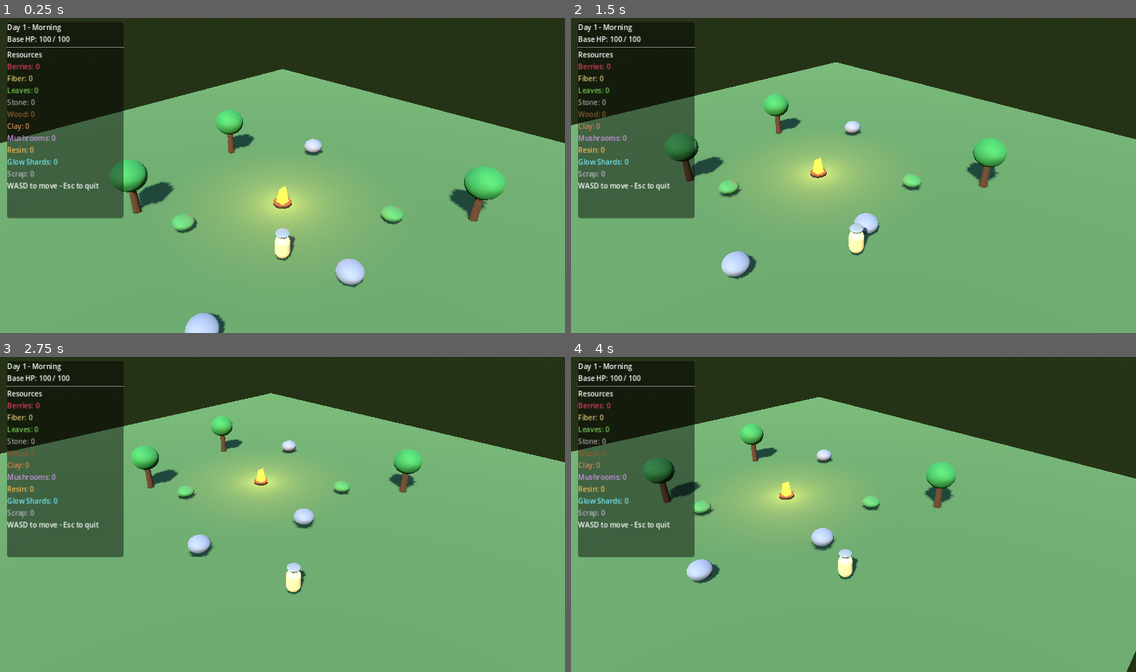
Above: before the commit, frames 1-4 (two rows, left to right).
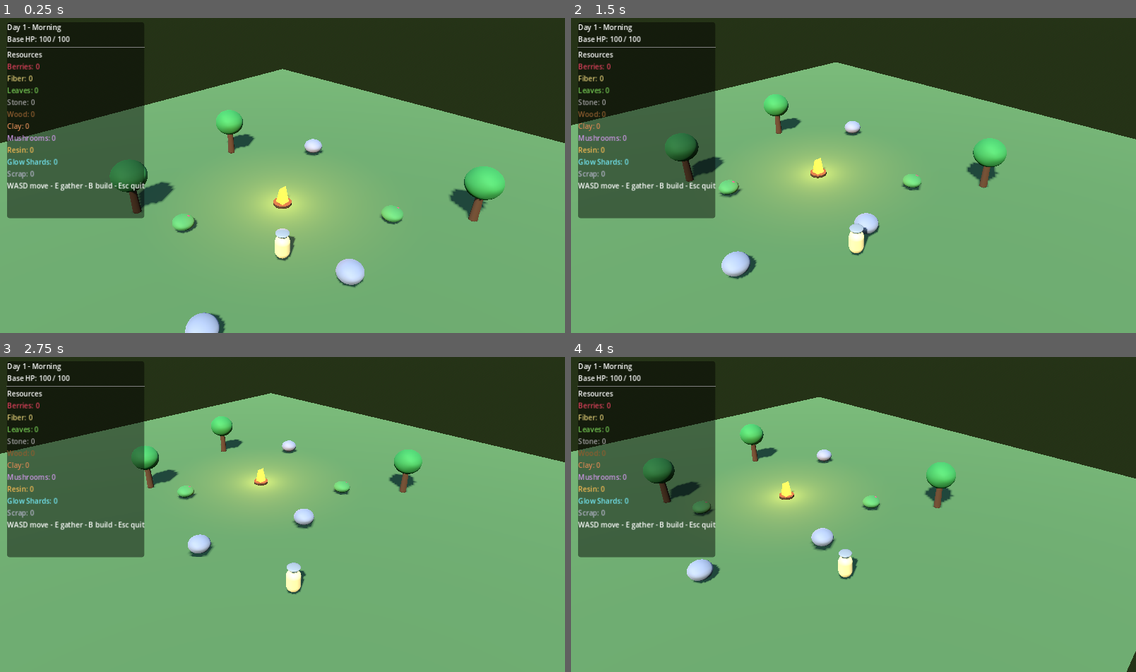
Above: after the commit, the same moments.

Repository: dtrussel/campsite
Game: Godot game, scene res://scenes/main/Main.tscn
The game is run twice, just before and just after one commit, with the same random seed, the same clock (stepped at 60 frames per second) and the same inputs.
Inputs (mouse positions are in pixels of both pictures, inside the frame that each line leads up to):
- Up to frame 1 (0.25 s): no input
- Up to frame 2 (1.5 s): move the mouse to (977, 159) at 0.52 s; hold D (move_right) 0.53-1.28 s; hold E (interact) 0.53-1.28 s; click (977, 159) at 0.8 s; move the mouse to (740, 191) at 1.27 s; hold S (move_back) from 1.28 s (still down); click (740, 191) at 1.35 s
- Up to frame 3 (2.75 s): tap 1 (select_building_1, bound only after the commit) at 1.55 s; move the mouse to (339, 442) at 2.02 s; release S (move_back) at 2.03 s; hold D (move_right) from 2.03 s (still down); hold 1 (select_building_1, bound only after the commit) from 2.03 s (still down); tap 2 (select_building_2, bound only after the commit) at 2.3 s
- Up to frame 4 (4 s): move the mouse to (825, 577) at 2.77 s; release D (move_right) at 2.78 s; release 1 (select_building_1, bound only after the commit) at 2.78 s; hold W (move_forward) 2.78-3.53 s; tap 2 (select_building_2, bound only after the commit) at 2.85 s; tap B (toggle_build_mode, bound only after the commit) at 3.05 s; move the mouse to (1023, 561) at 3.52 s; hold A (move_left) from 3.53 s (still down); hold B (toggle_build_mode, bound only after the commit) from 3.53 s (still down); tap E (interact) at 3.8 s

The runs differ from the first frame. In frame 1, 1.5% of the frame differs, in the area x 5-26%, y 9-64%; in frame 2, 1.6%; in frame 3, 1.8%; in frame 4, 1.8%.

Commit message:
Feature 002: building placement (Phase 3)
Implements the second gameplay verb. The boy presses B to enter build
mode, a translucent ghost of a Wooden Fence (or Watch Post via 2)
tracks the mouse on a ground raycast, turns green or red based on
overlap and cost validity, and left-click spends the resources via
ResourceManager.spend_costs() to spawn the real building.

Adds:
- BuildingDefinition data class (parallel to ResourceDefinition).
- Two .tres definitions: wooden_fence (2 Wood + 1 Fiber, sort 10) and
  watch_post (4 Wood + 2 Stone + 1 Fiber, sort 20).
- Shared Building script with HP API (take_damage / repair / destroyed
  signals); damage/repair are stubbed for Phase 5 / Phase 4 wiring.
- WoodenFence.tscn and WatchPost.tscn scenes on collision_layer = 4
  ("buildings" layer) so future systems can query them directly.
- BuildManager autoload owning build mode state, the active ghost,
  the mouse-to-world raycast (mask = 1, ground only), the footprint
  Area3D overlap query (mask = 7 with ground group filter), and the
  cost spend on confirm. Stays in build mode after a successful
  placement so the player can drop several fences in a row.

Changes:
- project.godot registers BuildManager and adds inputs
  toggle_build_mode (B), select_building_1 (1), select_building_2 (2),
  confirm_build (mouse left), cancel_build (mouse right).
- HUD.tscn adds a BuildModeLabel; hud.gd subscribes to
  build_mode_entered / exited / placement_validity_changed and surfaces
  the active building name + cost summary in green/red.
- TestWorld.tscn ground is now in the "ground" group so the footprint
  overlap query can filter it out of conflicts.
- player_controller.gd swallows the interact action while build mode is
  active so E does not also trigger gathering.
- main.gd does not quit on Esc while build mode is active; BuildManager
  treats it as a cancel.

Feature folder: .features/002-building-placement/.
Acceptance criteria in test-plan.md map 1:1 to roadmap Phase 3.

Diff:
--- a/game/project.godot
+++ b/game/project.godot
@@ -19,6 +19,7 @@
 GameManager="*res://scripts/core/game_manager.gd"
 TimeManager="*res://scripts/core/time_manager.gd"
 ResourceManager="*res://scripts/core/resource_manager.gd"
+BuildManager="*res://scripts/core/build_manager.gd"
 
 [display]
 
@@ -63,6 +64,31 @@
 "events": [Object(InputEventKey,"resource_local_to_scene":false,"resource_name":"","device":-1,"window_id":0,"alt_pressed":false,"shift_pressed":false,"ctrl_pressed":false,"meta_pressed":false,"pressed":false,"keycode":0,"physical_keycode":69,"key_label":0,"unicode":101,"echo":false,"script":null)
 ]
 }
+toggle_build_mode={
+"deadzone": 0.5,
+"events": [Object(InputEventKey,"resource_local_to_scene":false,"resource_name":"","device":-1,"window_id":0,"alt_pressed":false,"shift_pressed":false,"ctrl_pressed":false,"meta_pressed":false,"pressed":false,"keycode":0,"physical_keycode":66,"key_label":0,"unicode":98,"echo":false,"script":null)
+]
+}
+select_building_1={
+"deadzone": 0.5,
+"events": [Object(InputEventKey,"resource_local_to_scene":false,"resource_name":"","device":-1,"window_id":0,"alt_pressed":false,"shift_pressed":false,"ctrl_pressed":false,"meta_pressed":false,"pressed":false,"keycode":0,"physical_keycode":49,"key_label":0,"unicode":49,"echo":false,"script":null)
+]
+}
+select_building_2={
+"deadzone": 0.5,
+"events": [Object(InputEventKey,"resource_local_to_scene":false,"resource_name":"","device":-1,"window_id":0,"alt_pressed":false,"shift_pressed":false,"ctrl_pressed":false,"meta_pressed":false,"pressed":false,"keycode":0,"physical_keycode":50,"key_label":0,"unicode":50,"echo":false,"script":null)
+]
+}
+confirm_build={
+"deadzone": 0.5,
+"events": [Object(InputEventMouseButton,"resource_local_to_scene":false,"resource_name":"","device":-1,"window_id":0,"alt_pressed":false,"shift_pressed":false,"ctrl_pressed":false,"meta_pressed":false,"pressed":false,"canceled":false,"button_index":1,"button_mask":0,"position":Vector2(0, 0),"global_position":Vector2(0, 0),"factor":1.0,"double_click":false,"script":null)
+]
+}
+cancel_build={
+"deadzone": 0.5,
+"events": [Object(InputEventMouseButton,"resource_local_to_scene":false,"resource_name":"","device":-1,"window_id":0,"alt_pressed":false,"shift_pressed":false,"ctrl_pressed":false,"meta_pressed":false,"pressed":false,"canceled":false,"button_index":2,"button_mask":0,"position":Vector2(0, 0),"global_position":Vector2(0, 0),"factor":1.0,"double_click":false,"script":null)
+]
+}
 
 [rendering]
 
--- /dev/null
+++ b/game/resources/buildings/watch_post.tres
@@ -0,0 +1,20 @@
+[gd_resource type="Resource" script_class="BuildingDefinition" load_steps=3 format=3 uid="uid://b0campsitebuilddefwatchpost"]
+
+[ext_resource type="Script" path="res://scripts/buildings/building_definition.gd" id="1_def"]
+[ext_resource type="PackedScene" uid="uid://b0campsitebuildwatchpost01" path="res://scenes/buildings/WatchPost.tscn" id="2_scene"]
+
+[resource]
+script = ExtResource("1_def")
+id = &"watch_post"
+display_name = "Watch Post"
+description = "An elevated post a companion can guard from."
+scene = ExtResource("2_scene")
+cost = {
+&"wood": 4,
+&"stone": 2,
+&"fiber": 1
+}
+max_hp = 80
+footprint_size = Vector3(1.6, 3.0, 1.6)
+ui_color = Color(0.6, 0.42, 0.22, 1)
+sort_order = 20
--- /dev/null
+++ b/game/resources/buildings/wooden_fence.tres
@@ -0,0 +1,19 @@
+[gd_resource type="Resource" script_class="BuildingDefinition" load_steps=3 format=3 uid="uid://b0campsitebuilddefwoodenfence"]
+
+[ext_resource type="Script" path="res://scripts/buildings/building_definition.gd" id="1_def"]
+[ext_resource type="PackedScene" uid="uid://b0campsitebuildwoodenfence01" path="res://scenes/buildings/WoodenFence.tscn" id="2_scene"]
+
+[resource]
+script = ExtResource("1_def")
+id = &"wooden_fence"
+display_name = "Wooden Fence"
+description = "A cheap wooden barrier. Slows or blocks small mobs."
+scene = ExtResource("2_scene")
+cost = {
+&"wood": 2,
+&"fiber": 1
+}
+max_hp = 50
+footprint_size = Vector3(1.6, 1.2, 0.3)
+ui_color = Color(0.55, 0.36, 0.18, 1)
+sort_order = 10
--- /dev/null
+++ b/game/scenes/buildings/WatchPost.tscn
@@ -0,0 +1,70 @@
+[gd_scene load_steps=10 format=3 uid="uid://b0campsitebuildwatchpost01"]
+
+[ext_resource type="Script" path="res://scripts/buildings/building.gd" id="1_build"]
+[ext_resource type="Resource" uid="uid://b0campsitebuilddefwatchpost" path="res://resources/buildings/watch_post.tres" id="2_def"]
+
+[sub_resource type="BoxMesh" id="BoxMesh_base"]
+size = Vector3(1.4, 0.2, 1.4)
+
+[sub_resource type="StandardMaterial3D" id="StandardMaterial3D_base"]
+albedo_color = Color(0.55, 0.55, 0.6, 1)
+roughness = 0.95
+
+[sub_resource type="BoxMesh" id="BoxMesh_post"]
+size = Vector3(0.18, 2.4, 0.18)
+
+[sub_resource type="StandardMaterial3D" id="StandardMaterial3D_post"]
+albedo_color = Color(0.4, 0.25, 0.12, 1)
+roughness = 0.9
+
+[sub_resource type="BoxMesh" id="BoxMesh_platform"]
+size = Vector3(1.4, 0.18, 1.4)
+
+[sub_resource type="StandardMaterial3D" id="StandardMaterial3D_platform"]
+albedo_color = Color(0.6, 0.42, 0.22, 1)
+roughness = 0.85
+
+[sub_resource type="BoxShape3D" id="BoxShape3D_post"]
+size = Vector3(1.6, 2.6, 1.6)
+
+[node name="WatchPost" type="StaticBody3D"]
+collision_layer = 4
+collision_mask = 1
+script = ExtResource("1_build")
+definition = ExtResource("2_def")
+
+[node name="Visual" type="Node3D" parent="."]
+
+[node name="Base" type="MeshInstance3D" parent="Visual"]
+transform = Transform3D(1, 0, 0, 0, 1, 0, 0, 0, 1, 0, 0.1, 0)
+mesh = SubResource("BoxMesh_base")
+surface_material_override/0 = SubResource("StandardMaterial3D_base")
+
+[node name="PostA" type="MeshInstance3D" parent="Visual"]
+transform = Transform3D(1, 0, 0, 0, 1, 0, 0, 0, 1, -0.55, 1.4, -0.55)
+mesh = SubResource("BoxMesh_post")
+surface_material_override/0 = SubResource("StandardMaterial3D_post")
+
+[node name="PostB" type="MeshInstance3D" parent="Visual"]
+transform = Transform3D(1, 0, 0, 0, 1, 0, 0, 0, 1, 0.55, 1.4, -0.55)
+mesh = SubResource("BoxMesh_post")
+surface_material_override/0 = SubResource("StandardMaterial3D_post")
+
+[node name="PostC" type="MeshInstance3D" parent="Visual"]
+transform = Transform3D(1, 0, 0, 0, 1, 0, 0, 0, 1, -0.55, 1.4, 0.55)
+mesh = SubResource("BoxMesh_post")
+surface_material_override/0 = SubResource("StandardMaterial3D_post")
+
+[node name="PostD" type="MeshInstance3D" parent="Visual"]
+transform = Transform3D(1, 0, 0, 0, 1, 0, 0, 0, 1, 0.55, 1.4, 0.55)
+mesh = SubResource("BoxMesh_post")
+surface_material_override/0 = SubResource("StandardMaterial3D_post")
+
+[node name="Platform" type="MeshInstance3D" parent="Visual"]
+transform = Transform3D(1, 0, 0, 0, 1, 0, 0, 0, 1, 0, 2.5, 0)
+mesh = SubResource("BoxMesh_platform")
+surface_material_override/0 = SubResource("StandardMaterial3D_platform")
+
+[node name="Collision" type="CollisionShape3D" parent="."]
+transform = Transform3D(1, 0, 0, 0, 1, 0, 0, 0, 1, 0, 1.3, 0)
+shape = SubResource("BoxShape3D_post")
--- /dev/null
+++ b/game/scenes/buildings/WoodenFence.tscn
@@ -0,0 +1,48 @@
+[gd_scene load_steps=8 format=3 uid="uid://b0campsitebuildwoodenfence01"]
+
+[ext_resource type="Script" path="res://scripts/buildings/building.gd" id="1_build"]
+[ext_resource type="Resource" uid="uid://b0campsitebuilddefwoodenfence" path="res://resources/buildings/wooden_fence.tres" id="2_def"]
+
+[sub_resource type="BoxMesh" id="BoxMesh_panel"]
+size = Vector3(1.6, 1.0, 0.15)
+
+[sub_resource type="StandardMaterial3D" id="StandardMaterial3D_wood"]
+albedo_color = Color(0.55, 0.36, 0.18, 1)
+roughness = 0.9
+
+[sub_resource type="BoxMesh" id="BoxMesh_post"]
+size = Vector3(0.18, 1.2, 0.18)
+
+[sub_resource type="StandardMaterial3D" id="StandardMaterial3D_post"]
+albedo_color = Color(0.4, 0.25, 0.12, 1)
+roughness = 0.9
+
+[sub_resource type="BoxShape3D" id="BoxShape3D_fence"]
+size = Vector3(1.6, 1.2, 0.3)
+
+[node name="WoodenFence" type="StaticBody3D"]
+collision_layer = 4
+collision_mask = 1
+script = ExtResource("1_build")
+definition = ExtResource("2_def")
+
+[node name="Visual" type="Node3D" parent="."]
+
+[node name="Panel" type="MeshInstance3D" parent="Visual"]
+transform = Transform3D(1, 0, 0, 0, 1, 0, 0, 0, 1, 0, 0.55, 0)
+mesh = SubResource("BoxMesh_panel")
+surface_material_override/0 = SubResource("StandardMaterial3D_wood")
+
+[node name="PostLeft" type="MeshInstance3D" parent="Visual"]
+transform = Transform3D(1, 0, 0, 0, 1, 0, 0, 0, 1, -0.75, 0.6, 0)
+mesh = SubResource("BoxMesh_post")
+surface_material_override/0 = SubResource("StandardMaterial3D_post")
+
+[node name="PostRight" type="MeshInstance3D" parent="Visual"]
+transform = Transform3D(1, 0, 0, 0, 1, 0, 0, 0, 1, 0.75, 0.6, 0)
+mesh = SubResource("BoxMesh_post")
+surface_material_override/0 = SubResource("StandardMaterial3D_post")
+
+[node name="Collision" type="CollisionShape3D" parent="."]
+transform = Transform3D(1, 0, 0, 0, 1, 0, 0, 0, 1, 0, 0.6, 0)
+shape = SubResource("BoxShape3D_fence")
--- a/game/scenes/ui/HUD.tscn
+++ b/game/scenes/ui/HUD.tscn
@@ -30,6 +30,11 @@
 layout_mode = 2
 text = "Base HP: 100 / 100"
 
+[node name="BuildModeLabel" type="Label" parent="Panel/VBox"]
+visible = false
+layout_mode = 2
+text = "Build: -"
+
 [node name="Separator" type="HSeparator" parent="Panel/VBox"]
 layout_mode = 2
 
@@ -42,4 +47,4 @@
 
 [node name="Hint" type="Label" parent="Panel/VBox"]
 layout_mode = 2
-text = "WASD to move - Esc to quit"
+text = "WASD move - E gather - B build - Esc quit"
--- a/game/scenes/world/TestWorld.tscn
+++ b/game/scenes/world/TestWorld.tscn
@@ -44,7 +44,7 @@
 light_energy = 1.1
 shadow_enabled = true
 
-[node name="Ground" type="StaticBody3D" parent="."]
+[node name="Ground" type="StaticBody3D" parent="." groups=["ground"]]
 collision_layer = 1
 collision_mask = 1
 
--- /dev/null
+++ b/game/scripts/buildings/building.gd
@@ -0,0 +1,44 @@
+class_name Building
+extends StaticBody3D
+
+## Building
+##
+## Shared behaviour for any placed building (Wooden Fence, Watch Post,
+## ...). Holds a BuildingDefinition and current HP. Phase 3 ships only
+## the public surface (take_damage / repair / destroyed) so Phase 5
+## (mobs) and Phase 4 (companion repair) can wire in without touching
+## any building scene.
+
+signal damaged(new_hp: int)
+signal repaired(new_hp: int)
+signal destroyed
+
+@export var definition: BuildingDefinition
+
+var current_hp: int = 0
+
+
+func _ready() -> void:
+	if definition != null:
+		current_hp = definition.max_hp
+	else:
+		push_warning("Building '%s' has no definition" % name)
+
+
+func take_damage(amount: int) -> void:
+	if amount <= 0 or current_hp <= 0:
+		return
+	current_hp = max(0, current_hp - amount)
+	damaged.emit(current_hp)
+	if current_hp == 0:
+		destroyed.emit()
+		queue_free()
+
+
+func repair(amount: int) -> void:
+	if amount <= 0 or definition == null:
+		return
+	if current_hp <= 0:
+		return
+	current_hp = min(definition.max_hp, current_hp + amount)
+	repaired.emit(current_hp)
--- /dev/null
+++ b/game/scripts/buildings/building_definition.gd
@@ -0,0 +1,34 @@
+class_name BuildingDefinition
+extends Resource
+
+## BuildingDefinition
+##
+## Typed data for one placeable building (Wooden Fence, Watch Post, ...).
+## Stored as a .tres file under res://resources/buildings/. Loaded once
+## at startup by BuildManager.
+
+@export var id: StringName = &""
+@export var display_name: String = ""
+@export var description: String = ""
+@export var scene: PackedScene
+@export var cost: Dictionary = {}        # { &"wood": 2, &"fiber": 1 }
+@export var max_hp: int = 50
+@export var footprint_size: Vector3 = Vector3(1.0, 1.0, 1.0)
+@export var ui_color: Color = Color.WHITE
+@export var sort_order: int = 100        # lower comes first in the build menu
+
+
+func cost_summary() -> String:
+	if cost.is_empty():
+		return "free"
+	var parts: PackedStringArray = PackedStringArray()
+	for key in cost.keys():
+		var amount: int = int(cost[key])
+		var label: String = String(key).capitalize()
+		var def: ResourceDefinition = null
+		if ResourceManager:
+			def = ResourceManager.get_definition(StringName(key))
+		if def != null:
+			label = def.display_name
+		parts.append("%d %s" % [amount, label])
+	return ", ".join(parts)
--- /dev/null
+++ b/game/scripts/core/build_manager.gd
@@ -0,0 +1,307 @@
+extends Node
+
+## BuildManager
+##
+## Autoload that owns build-mode state and the active placement ghost.
+## On enter_build_mode it instantiates the building's scene as a ghost,
+## disables its physics, swaps its meshes to a translucent material, and
+## attaches an Area3D footprint that drives overlap-based validity.
+## On confirm_build it spends the resources via ResourceManager and
+## spawns the real building. Stays in build mode after a placement so
+## the player can drop several buildings in a row.
+
+signal build_mode_entered(definition: BuildingDefinition)
+signal build_mode_exited
+signal building_placed(building: Node)
+signal placement_validity_changed(is_valid: bool)
+
+const BUILDINGS_DIR: String = "res://resources/buildings/"
+const GHOST_NODE_NAME: StringName = &"_BuildGhost"
+const FOOTPRINT_NODE_NAME: StringName = &"_GhostFootprint"
+const GROUND_GROUP: StringName = &"ground"
+
+var _definitions: Array[BuildingDefinition] = []
+var _by_id: Dictionary = {}                  # StringName -> BuildingDefinition
+
+var _active_definition: BuildingDefinition = null
+var _ghost: Node3D = null
+var _ghost_meshes: Array[MeshInstance3D] = []
+var _ghost_footprint: Area3D = null
+var _is_valid: bool = false
+var _has_ground_hit: bool = false
+
+var _valid_material: StandardMaterial3D
+var _invalid_material: StandardMaterial3D
+
+
+func _ready() -> void:
+	_valid_material = _make_ghost_material(Color(0.3, 1.0, 0.4, 0.55))
+	_invalid_material = _make_ghost_material(Color(1.0, 0.3, 0.3, 0.55))
+	_load_definitions()
+
+
+func get_known_definitions() -> Array[BuildingDefinition]:
+	return _definitions
+
+
+func get_active_definition() -> BuildingDefinition:
+	return _active_definition
+
+
+func is_in_build_mode() -> bool:
+	return _ghost != null
+
+
+func enter_build_mode(definition: BuildingDefinition) -> bool:
+	if definition == null or definition.scene == null:
+		return false
+	if is_in_build_mode():
+		_destroy_ghost()
+	_active_definition = definition
+	if not _spawn_ghost(definition):
+		_active_definition = null
+		return false
+	build_mode_entered.emit(definition)
+	_update_validity(false, true)  # force initial emit
+	return true
+
+
+func exit_build_mode() -> void:
+	if not is_in_build_mode() and _active_definition == null:
+		return
+	_destroy_ghost()
+	_active_definition = null
+	build_mode_exited.emit()
+
+
+func _unhandled_input(event: InputEvent) -> void:
+	if event.is_action_pressed("toggle_build_mode"):
+		if is_in_build_mode():
+			exit_build_mode()
+		else:
+			var first: BuildingDefinition = _definitions[0] if not _definitions.is_empty() else null
+			if first != null:
+				enter_build_mode(first)
+		return
+
+	if not is_in_build_mode():
+		return
+
+	if event.is_action_pressed("select_building_1"):
+		_select_index(0)
+	elif event.is_action_pressed("select_building_2"):
+		_select_index(1)
+	elif event.is_action_pressed("confirm_build"):
+		_try_confirm()
+		get_viewport().set_input_as_handled()
+	elif event.is_action_pressed("cancel_build") or event.is_action_pressed("quit_game"):
+		exit_build_mode()
+		get_viewport().set_input_as_handled()
+
+
+func _process(_delta: float) -> void:
+	if not is_in_build_mode():
+		return
+	_update_ghost_transform()
+	_update_validity(_compute_validity(), false)
+
+
+func _select_index(idx: int) -> void:
+	if idx < 0 or idx >= _definitions.size():
+		return
+	var next_def: BuildingDefinition = _definitions[idx]
+	if next_def == _active_definition:
+		return
+	enter_build_mode(next_def)
+
+
+func _try_confirm() -> void:
+	if not _is_valid:
+		return
+	if _active_definition == null or _active_definition.scene == null:
+		return
+	if not ResourceManager.spend_costs(_active_definition.cost):
+		return
+	var building: Node = _active_definition.scene.instantiate()
+	if _ghost != null:
+		(building as Node3D).global_transform = _ghost.global_transform
+	var scene_root: Node = get_tree().current_scene
+	if scene_root == null:
+		building.queue_free()
+		return
+	scene_root.add_child(building)
+	building_placed.emit(building)
+	# Force a validity re-eval so the ghost flips to red if the cost can
+	# no longer be afforded after spending.
+	_update_validity(_compute_validity(), true)
+
+
+func _spawn_ghost(definition: BuildingDefinition) -> bool:
+	var scene_root: Node = get_tree().current_scene
+	if scene_root == null:
+		return false
+	var instance: Node = definition.scene.instantiate()
+	var ghost: Node3D = instance as Node3D
+	if ghost == null:
+		instance.queue_free()
+		return false
+	ghost.name = GHOST_NODE_NAME
+
+	# Disable physics on the root so the ghost neither blocks nor is hit.
+	var sb: StaticBody3D = ghost as StaticBody3D
+	if sb != null:
+		sb.collision_layer = 0
+		sb.collision_mask = 0
+
+	# Cache the mesh instances so we can flip materials cheaply.
+	_ghost_meshes.clear()
+	_collect_meshes(ghost, _ghost_meshes)
+	for mesh in _ghost_meshes:
+		mesh.material_override = _invalid_material
+
+	# Add the footprint area for overlap detection.
+	_ghost_footprint = Area3D.new()
+	_ghost_footprint.name = FOOTPRINT_NODE_NAME
+	_ghost_footprint.collision_layer = 0
+	_ghost_footprint.collision_mask = 7
+	_ghost_footprint.monitoring = true
+	_ghost_footprint.monitorable = false
+	var shape: CollisionShape3D = CollisionShape3D.new()
+	var box: BoxShape3D = BoxShape3D.new()
+	box.size = definition.footprint_size
+	shape.shape = box
+	# Lift the footprint up so it sits on the ground rather than half-buried.
+	shape.transform = Transform3D(Basis(), Vector3(0, definition.footprint_size.y * 0.5, 0))
+	_ghost_footprint.add_child(shape)
+	ghost.add_child(_ghost_footprint)
+
+	scene_root.add_child(ghost)
+	_ghost = ghost
+	return true
+
+
+func _destroy_ghost() -> void:
+	if _ghost != null and is_instance_valid(_ghost):
+		_ghost.queue_free()
+	_ghost = null
+	_ghost_footprint = null
+	_ghost_meshes.clear()
+	_has_ground_hit = false
+	_is_valid = false
+
+
+func _update_ghost_transform() -> void:
+	if _ghost == null:
+		return
+	var camera: Camera3D = get_viewport().get_camera_3d()
+	if camera == null:
+		_ghost.visible = false
+		_has_ground_hit = false
+		return
+	var mouse_pos: Vector2 = get_viewport().get_mouse_position()
+	var origin: Vector3 = camera.project_ray_origin(mouse_pos)
+	var direction: Vector3 = camera.project_ray_normal(mouse_pos)
+	var space: PhysicsDirectSpaceState3D = _ghost.get_world_3d().direct_space_state
+	var query: PhysicsRayQueryParameters3D = PhysicsRayQueryParameters3D.create(
+		origin, origin + direction * 200.0
+	)
+	query.collision_mask = 1  # ground layer only
+	query.collide_with_bodies = true
+	query.collide_with_areas = false
+	var hit: Dictionary = space.intersect_ray(query)
+	if hit.is_empty() or not (hit.collider is Node):
+		_ghost.visible = false
+		_has_ground_hit = false
+		return
+	var collider: Node = hit.collider
+	if not collider.is_in_group(GROUND_GROUP):
+		# The raycast hit something on layer 1 that isn't the ground
+		# (e.g. the player). Treat as no ground hit so the ghost hides.
+		_ghost.visible = false
+		_has_ground_hit = false
+		return
+	_ghost.visible = true
+	_ghost.global_position = hit.position
+	_has_ground_hit = true
+
+
+func _compute_validity() -> bool:
+	if not _has_ground_hit:
+		return false
+	if _active_definition == null:
+		return false
+	if not ResourceManager.can_afford(_active_definition.cost):
+		return false
+	if _ghost_footprint == null:
+		return false
+	# Force the physics server to update overlap state for the freshly
+	# moved area before we query it.
+	for body in _ghost_footprint.get_overlapping_bodies():
+		if body == null or not is_instance_valid(body):
+			continue
+		if body.is_in_group(GROUND_GROUP):
+			continue
+		return false
+	return true
+
+
+func _update_validity(is_valid: bool, force: bool) -> void:
+	if not force and is_valid == _is_valid:
+		return
+	_is_valid = is_valid
+	var material: StandardMaterial3D = _valid_material if is_valid else _invalid_material
+	for mesh in _ghost_meshes:
+		if mesh != null and is_instance_valid(mesh):
+			mesh.material_override = material
+	placement_validity_changed.emit(is_valid)
+
+
+func _collect_meshes(node: Node, out: Array[MeshInstance3D]) -> void:
+	for child in node.get_children():
+		if child is MeshInstance3D:
+			out.append(child)
+		if child.get_child_count() > 0:
+			_collect_meshes(child, out)
+
+
+func _make_ghost_material(color: Color) -> StandardMaterial3D:
+	var material: StandardMaterial3D = StandardMaterial3D.new()
+	material.albedo_color = color
+	material.transparency = BaseMaterial3D.TRANSPARENCY_ALPHA
+	material.shading_mode = BaseMaterial3D.SHADING_MODE_UNSHADED
+	material.cull_mode = BaseMaterial3D.CULL_DISABLED
+	return material
+
+
+func _load_definitions() -> void:
+	_definitions.clear()
+	_by_id.clear()
+	var dir: DirAccess = DirAccess.open(BUILDINGS_DIR)
+	if dir == null:
+		push_warning("BuildManager: cannot open %s" % BUILDINGS_DIR)
+		return
+	dir.list_dir_begin()
+	var file_name: String = dir.get_next()
+	while file_name != "":
+		if not dir.current_is_dir() and file_name.ends_with(".tres"):
+			var path: String = BUILDINGS_DIR + file_name
+			var loaded: Resource = load(path)
+			var def: BuildingDefinition = loaded as BuildingDefinition
+			if def == null:
+				push_warning("BuildManager: %s is not a BuildingDefinition" % path)
+			elif def.id == &"":
+				push_warning("BuildManager: %s has empty id; skipping" % path)
+			elif def.scene == null:
+				push_warning("BuildManager: %s has no scene; skipping" % path)
+			else:
+				_definitions.append(def)
+				_by_id[def.id] = def
+		file_name = dir.get_next()
+	dir.list_dir_end()
+	_definitions.sort_custom(_compare_definitions)
+
+
+func _compare_definitions(a: BuildingDefinition, b: BuildingDefinition) -> bool:
+	if a.sort_order != b.sort_order:
+		return a.sort_order < b.sort_order
+	return a.display_name < b.display_name
--- a/game/scripts/core/main.gd
+++ b/game/scripts/core/main.gd
@@ -8,4 +8,8 @@
 
 func _unhandled_input(event: InputEvent) -> void:
 	if event.is_action_pressed("quit_game"):
+		# BuildManager treats Esc as cancel while in build mode; don't
+		# also quit the game in that case.
+		if BuildManager.is_in_build_mode():
+			return
 		get_tree().quit()
--- a/game/scripts/player/player_controller.gd
+++ b/game/scripts/player/player_controller.gd
@@ -27,6 +27,8 @@
 
 func _unhandled_input(event: InputEvent) -> void:
 	if event.is_action_pressed("interact"):
+		if BuildManager.is_in_build_mode():
+			return
 		_try_begin_gather()
 
 
--- a/game/scripts/ui/hud.gd
+++ b/game/scripts/ui/hud.gd
@@ -8,7 +8,11 @@
 
 @onready var time_label: Label = $Panel/VBox/TimeLabel
 @onready var base_hp_label: Label = $Panel/VBox/BaseHPLabel
+@onready var build_mode_label: Label = $Panel/VBox/BuildModeLabel
 @onready var resource_list: VBoxContainer = $Panel/VBox/ResourceList
+
+const _BUILD_COLOR_VALID: Color = Color(0.6, 1.0, 0.6, 1)
+const _BUILD_COLOR_INVALID: Color = Color(1.0, 0.6, 0.6, 1)
 
 var _rows: Dictionary = {}  # StringName -> Label
 
@@ -16,6 +20,9 @@
 func _ready() -> void:
 	_populate_resources()
 	ResourceManager.resource_changed.connect(_on_resource_changed)
+	BuildManager.build_mode_entered.connect(_on_build_mode_entered)
+	BuildManager.build_mode_exited.connect(_on_build_mode_exited)
+	BuildManager.placement_validity_changed.connect(_on_placement_validity_changed)
 
 
 func _process(_delta: float) -> void:
@@ -44,3 +51,27 @@
 	var definition: ResourceDefinition = ResourceManager.get_definition(id)
 	var display_name: String = definition.display_name if definition != null else String(id)
 	row.text = "%s: %d" % [display_name, new_value]
+
+
+func _on_build_mode_entered(definition: BuildingDefinition) -> void:
+	build_mode_label.visible = true
+	_refresh_build_label(definition)
+
+
+func _on_build_mode_exited() -> void:
+	build_mode_label.visible = false
+
+
+func _on_placement_validity_changed(is_valid: bool) -> void:
+	var color: Color = _BUILD_COLOR_VALID if is_valid else _BUILD_COLOR_INVALID
+	build_mode_label.add_theme_color_override("font_color", color)
+	_refresh_build_label(BuildManager.get_active_definition())
+
+
+func _refresh_build_label(definition: BuildingDefinition) -> void:
+	if definition == null:
+		build_mode_label.text = "Build: -"
+		return
+	build_mode_label.text = "Build: %s (%s) - LMB place, RMB/Esc cancel" % [
+		definition.display_name, definition.cost_summary()
+	]
Not shown, added: .features/002-building-placement/decisions.md
Not shown, added: .features/002-building-placement/handoff.md
Not shown, added: .features/002-building-placement/plan.md
Not shown, added: .features/002-building-placement/status.md
Not shown, added: .features/002-building-placement/test-plan.md
Not shown, removed: game/resources/buildings/.gitkeep
Not shown, removed: game/scenes/buildings/.gitkeep
Not shown, removed: game/scripts/buildings/.gitkeep
